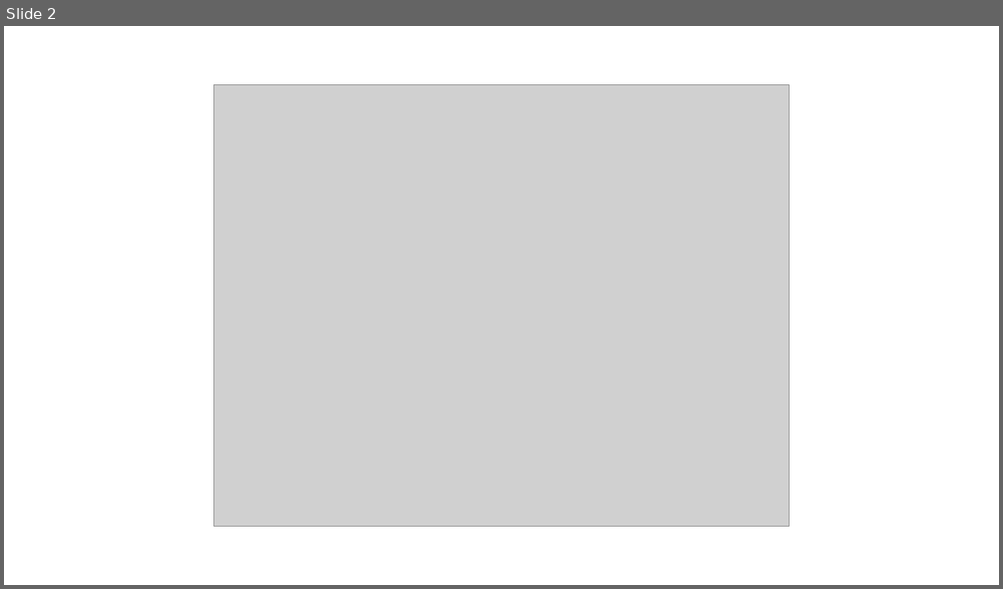
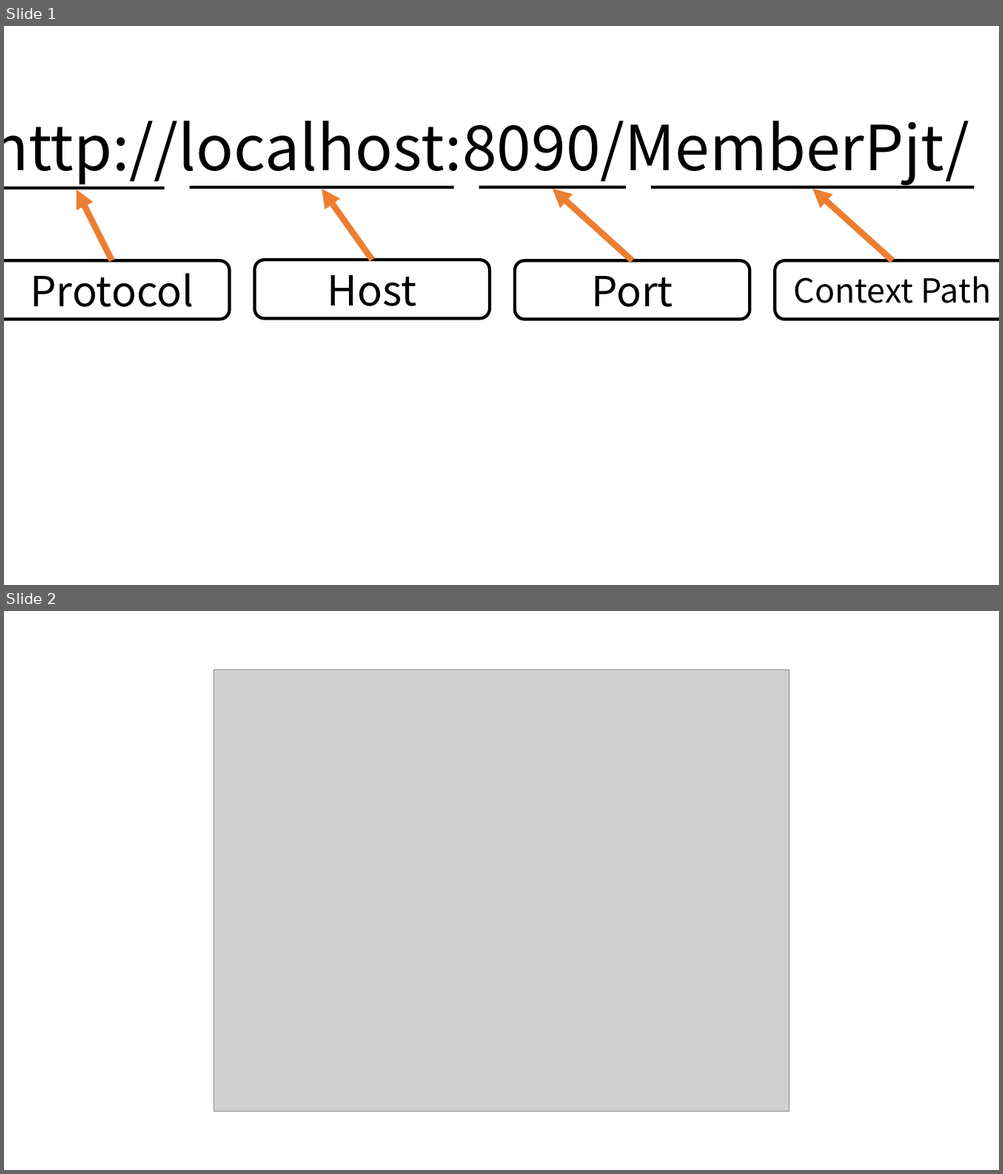
Before and after one commit to ho8566z/daily_log, a slide deck: notion/create_notion_img.pptx. Shown one above the other, each under a label of ours: slide 2 before the commit, slides 1 and 2 after it. The pictures are 1003x589 and 1003x1174 pixels, drawn with LibreOffice and Linux fonts; fonts in the diff are those of the drawing; grey boxes stand for pictures. Boxes give left, top, right and bottom in pixels: in the first picture for what was removed or moved away, otherwise in the second. Text is boxed around its words. In the diff, an @@ line names an element or a change of style, - is before the commit and + after.

```diff
--- a/notion/create_notion_img.pptx
+++ b/notion/create_notion_img.pptx
@@ slide 1 added at bbox=[4, 26, 999, 585], background #FFFFFF @@
@@ group added at bbox=[4, 121, 999, 320]: 4 rounded rectangles, 4 rectangles, 4 arrows, 1 text @@
+http://localhost:8090/MemberPjt/
+Protocol
+Host
+Port
+Context Path
```
Also in this commit, not shown: 1 slide removed, 3 other files.
